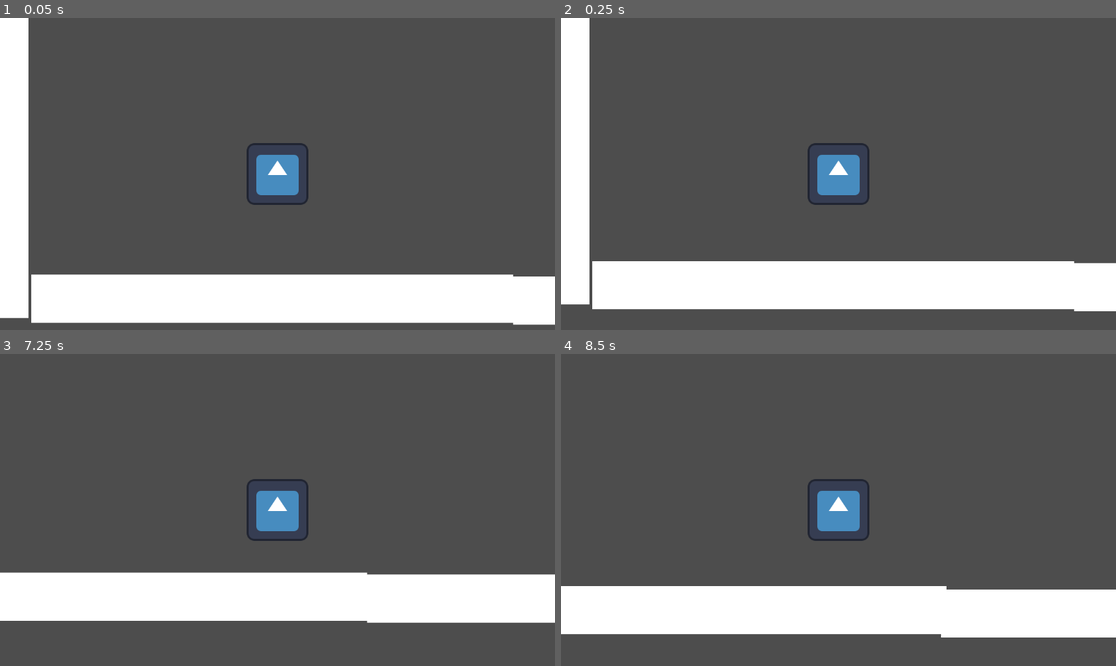
Above: before the commit, frames 1-4 (two rows, left to right).
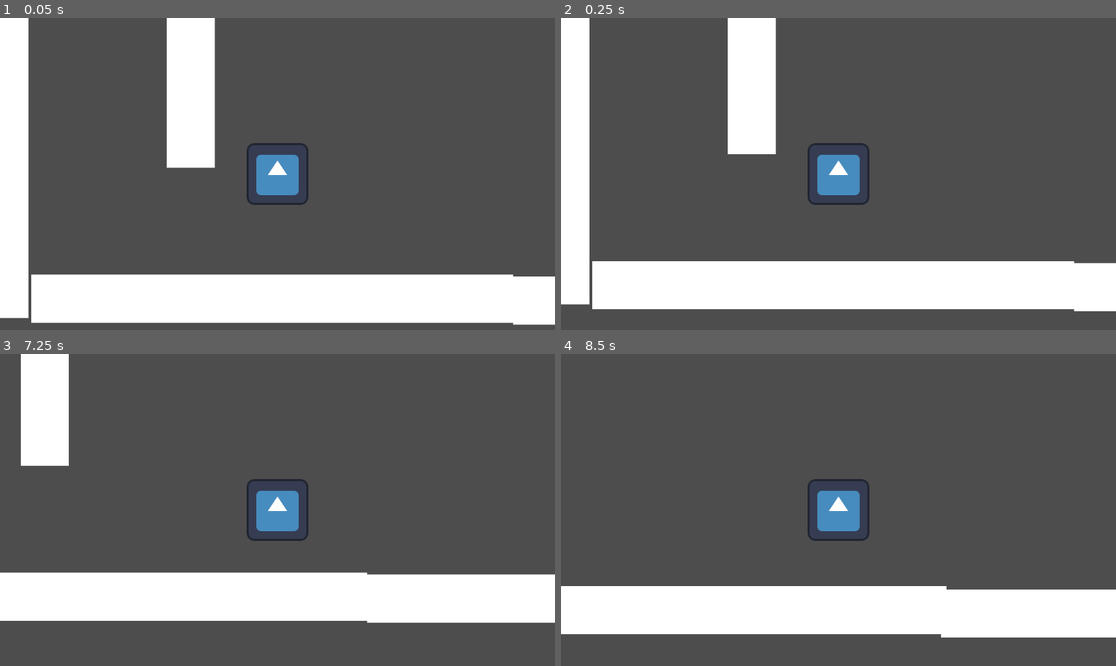
Above: after the commit, the same moments.

Repository: tristeceratops/42GameJam
Game: Godot game, scene res://testing stages/charakter_testing_env.tscn
The game is run twice, just before and just after one commit, with the same random seed, the same clock (stepped at 60 frames per second) and the same inputs. The project has no main scene, so this scene is started directly. The engine's default icon, where the game draws it, is replaced by a stand-in: a white triangle on a blue panel in a dark square.
Inputs:
- Up to frame 1 (0.05 s): no input
- Up to frame 2 (0.25 s): no input
- Up to frame 3 (7.25 s): tap Enter (ui_accept) at 0.5, 0.6, 0.77, 1.07, 1.52, 1.55, 1.82, 2.3, 2.85, 3.02, 3.32, 3.77, 3.8, 4.07, 4.25, 4.52, 4.55, 4.82, 5.1, 6.02, 6.05, 6.32, 6.5, 6.77, 6.8, 7.07 s; hold D (right) 0.53-2.03 s; tap E (dash) at 1.35, 3.6, 5.85 s; hold A (left) 2.03-2.78 s; hold Shift (run) 2.03-2.78 s; hold D (right) 2.78-4.28 s; hold A (left) 4.28-5.03 s; tap Shift (run) at 4.35 s; hold D (right) 5.03-5.78 s; hold A (left) from 5.78 s (still down); hold Shift (run) from 6.53 s (still down)
- Up to frame 4 (8.5 s): release A (left) at 7.28 s; release Shift (run) at 7.28 s; hold D (right) from 7.28 s (still down); tap Enter (ui_accept) at 7.35, 7.52, 7.82, 8.3 s; tap E (dash) at 8.1 s

The runs differ from the first frame. In frame 1, 4.2% of the frame differs, in the area x 30-39%, y 0-49%; in frame 2, 3.8%; in frame 3, 3.1%; in frame 4, nothing differs.

Commit message:
walljump
Walljump now works as intended, like in super mario

Diff:
--- a/42gamejam Sebastian/scripts/main_charakter.gd
+++ b/42gamejam Sebastian/scripts/main_charakter.gd
@@ -11,7 +11,7 @@
 var last_dir = 0
 var WJ_pushback = 210
 var wall_slide_fr = 100
-var is_wall_sliding = false
+var last_wall_dir = 0 # To track the direction of the last wall jump (left or right)
 
 
 func _physics_process(delta: float) -> void:
@@ -31,16 +31,27 @@
 
 func jump() -> void:
 	if Input.is_action_just_pressed("ui_accept"):
+			# Ground jump
 		if is_on_floor():
 			velocity.y += JUMP_VELOCITY
-		if not is_on_floor() and doubble_jump >= 1 and not is_on_wall():
+			doubble_jump = 1 # Reset double jump when landing on the ground
+			last_wall_dir = 0 # Reset wall jump tracking when on the ground
+
+				# Double jump (in air, not on wall)
+		elif not is_on_floor() and doubble_jump >= 1 and not is_on_wall():
 			velocity.y = 0
-			velocity.y += JUMP_VELOCITY/1.5
+			velocity.y += JUMP_VELOCITY / 1.5
 			doubble_jump -= 1
-		if is_on_wall() and not is_on_floor():
-			velocity.y += JUMP_VELOCITY
-			velocity.x = WJ_pushback * -last_dir
-			dir = -dir
+
+				# Wall jump (ensure it's a different wall than last jump)
+		elif is_on_wall() and not is_on_floor() and last_dir != last_wall_dir:
+			velocity.y = 0 # Reset Y velocity
+			velocity.y += JUMP_VELOCITY # Apply wall jump velocity
+			velocity.x = WJ_pushback * -last_dir # Push away from the wall
+
+			last_wall_dir = last_dir # Track the direction of the wall jump
+			dir = -dir # Flip direction
+
 
 func wall_slide(delta):
 	if is_on_wall() and not is_on_floor() and dir != 0:
@@ -98,8 +109,8 @@
 		# Stop small movements (to avoid sliding)
 	if abs(velocity.x) < 0.1:
 		velocity.x = 0
-#TODO: a slide and crouch function.
-
+func animation():
+	pass
 
 
 func gravity(delta) -> void:
--- a/42gamejam Sebastian/testing stages/charakter_testing_env.tscn
+++ b/42gamejam Sebastian/testing stages/charakter_testing_env.tscn
@@ -50,3 +50,7 @@
 [node name="StaticBody2D2" parent="." instance=ExtResource("2_p5px5")]
 position = Vector2(-576, -465)
 rotation = 1.5708
+
+[node name="StaticBody2D2" parent="StaticBody2D2" instance=ExtResource("2_p5px5")]
+position = Vector2(-312, -387)
+rotation = 3.14159
